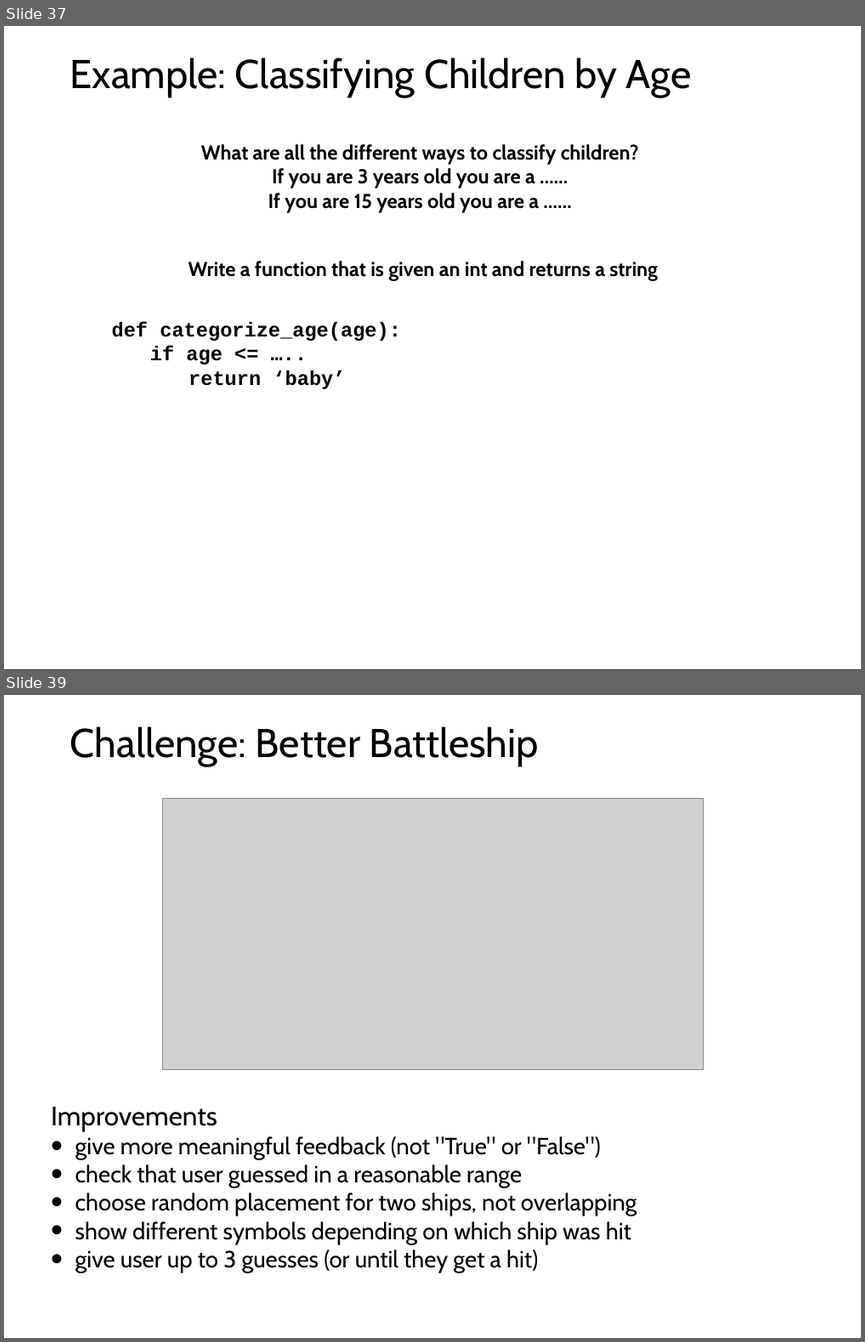
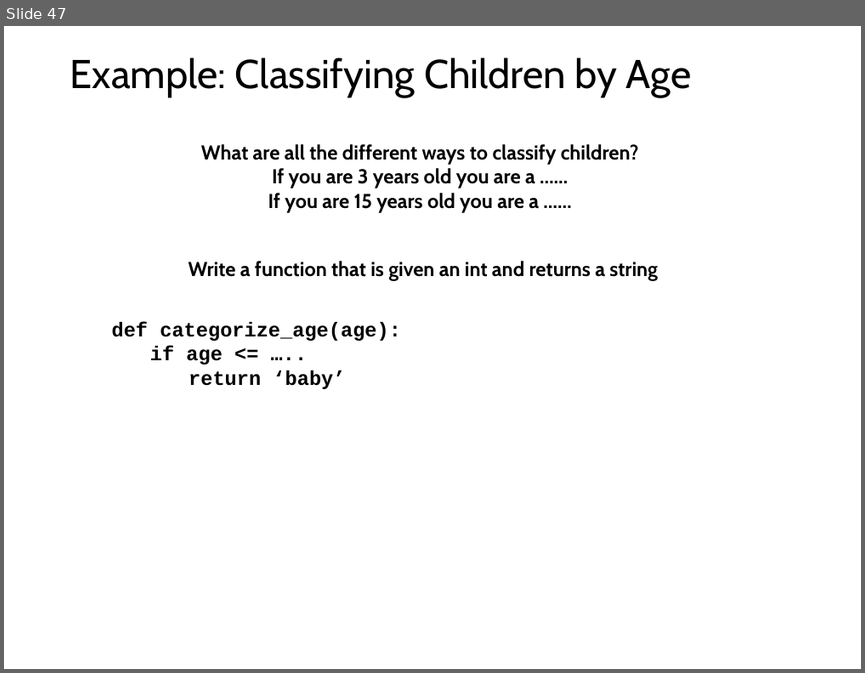
Before and after one commit to tylerharter/caraza-harter-com, a slide deck: tyler/meena/cs220/s22/materials/lecture_ppts/lec_08_S22.ppt. Shown one above the other, each under a label of ours: slides 37 and 39 before the commit, slide 47 after it; the slides between them are not shown. The pictures are 865x1342 and 865x673 pixels, drawn with LibreOffice and Linux fonts; fonts in the diff are those of the drawing; grey boxes stand for pictures. Boxes give left, top, right and bottom in pixels: in the first picture for what was removed or moved away, otherwise in the second. Text is boxed around its words. In the diff, an @@ line names an element or a change of style, - is before the commit and + after.

```diff
--- a/tyler/meena/cs220/s22/materials/lecture_ppts/lec_08_S22.ppt
+++ b/tyler/meena/cs220/s22/materials/lecture_ppts/lec_08_S22.ppt
@@ slide 39 removed at box(4, 695, 861, 1338), background #FFFFFF @@
@@ title removed at box(70, 726, 539, 766) @@
-Challenge: Better Battleship
@@ picture removed at box(162, 798, 703, 1069) @@
@@ text removed at box(51, 1106, 637, 1273) @@
-Improvements
-• give more meaningful feedback (not "True" or "False")
-• check that user guessed in a reasonable range
-• choose random placement for two ships, not overlapping
-• show different symbols depending on which ship was hit
-• give user up to 3 guesses (or until they get a hit)
@@ what was slide 37 is now slide 47 @@
```
Also in this commit, not shown: 4 slides changed, 10 slides added, 1 other file.
